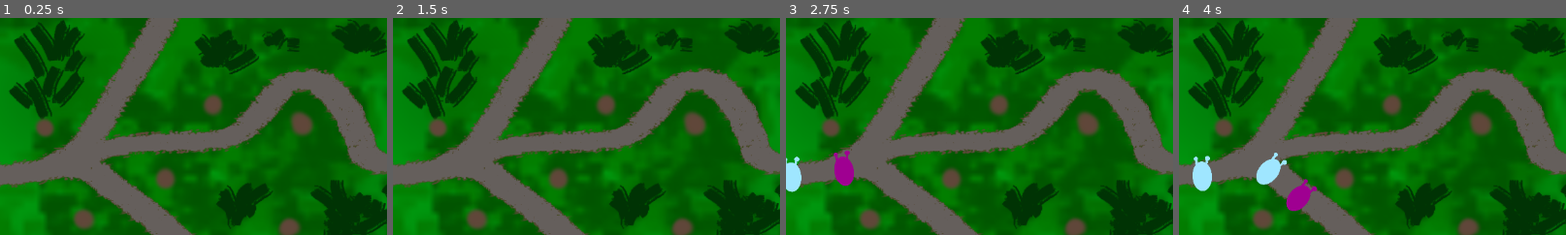
Above: before the commit, frames 1-4 (left to right).
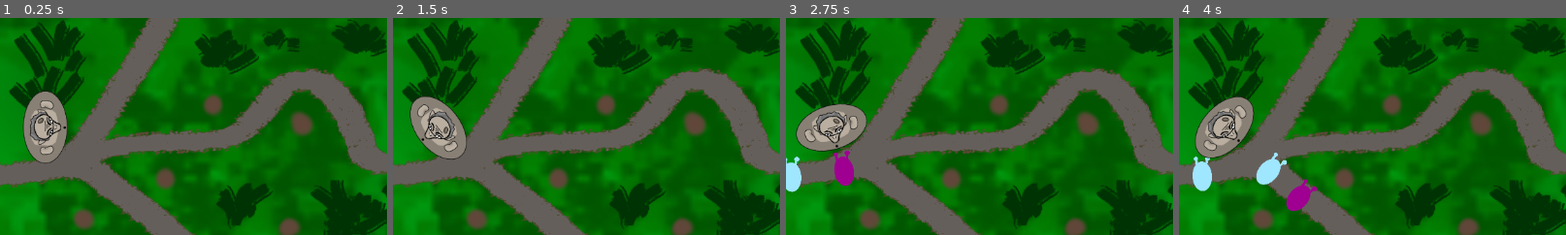
Above: after the commit, the same moments.

Repository: Dorfultariant/fgj_2024
Game: Godot game, scene res://scenes/world/level_1.tscn
Two runs of this game, one before a commit and one after it. Both use one fixed random seed, a clock stepped at 60 frames per second and the inputs below.
Inputs:
- Up to frame 1 (0.25 s): no input
- Up to frame 2 (1.5 s): tap Enter at 0.5 s
- Up to frame 3 (2.75 s): no input
- Up to frame 4 (4 s): no input
The pictures show only the part of the screen within x 0-50%, y 32-82%; the shares and areas given below are measured in that part.

The runs differ from the first frame. In frame 1, 3.0% of the frame differs, in the area x 5-18%, y 33-67%; in frame 2, 3.0%; in frame 3, 3.1%, in the area x 2-22%, y 39-62%; in frame 4, 3.0%.

Commit message:
Simple tower mechanism

Diff:
--- /dev/null
+++ b/scenes/towers/tower.gd
@@ -0,0 +1,24 @@
+extends Area2D
+var body_list = []
+var target_body
+# Called when the node enters the scene tree for the first time.
+func _ready():
+	pass # Replace with function body.
+
+
+# Called every frame. 'delta' is the elapsed time since the previous frame.
+func _process(delta):
+	if body_list:
+		target_body = body_list[0]
+
+	if target_body != null:
+		look_at(target_body.global_position)
+
+
+func _on_body_entered(body):
+	body_list.append(body)
+
+
+
+func _on_body_exited(body):
+	body_list.erase(body)
--- /dev/null
+++ b/scenes/towers/tower.tscn
@@ -0,0 +1,19 @@
+[gd_scene load_steps=4 format=3 uid="uid://lbsvqgsigphu"]
+
+[ext_resource type="Texture2D" uid="uid://d3lk080srk4v3" path="res://resources/characters/UnFunyMonkeLVL1.png" id="1_7wrwm"]
+[ext_resource type="Script" path="res://scenes/towers/tower.gd" id="1_m731t"]
+
+[sub_resource type="CircleShape2D" id="CircleShape2D_xfevo"]
+
+[node name="Tower" type="Area2D"]
+script = ExtResource("1_m731t")
+
+[node name="Sprite2D" type="Sprite2D" parent="."]
+texture = ExtResource("1_7wrwm")
+
+[node name="CollisionShape2D" type="CollisionShape2D" parent="."]
+scale = Vector2(40, 40)
+shape = SubResource("CircleShape2D_xfevo")
+
+[connection signal="body_entered" from="." to="." method="_on_body_entered"]
+[connection signal="body_exited" from="." to="." method="_on_body_exited"]
--- a/scenes/world/level_1.tscn
+++ b/scenes/world/level_1.tscn
@@ -93,5 +93,7 @@
 [node name="LevelTelebattiesAddUi" parent="." index="7"]
 visible = false
 
+[node name="Towers" type="Node2D" parent="." index="8"]
+
 [connection signal="timeout" from="TelebattiesTimer" to="." method="_on_telebatties_timer_timeout"]
 [connection signal="TeleBatGotIn" from="FinnishLine" to="." method="_on_finnish_line_tele_bat_got_in"]
--- /dev/null
+++ b/scenes/world/ui_test.tscn
@@ -0,0 +1,42 @@
+[gd_scene load_steps=3 format=3 uid="uid://c0vj1dnkr4quv"]
+
+[ext_resource type="Texture2D" uid="uid://50dov6vwj4mm" path="res://resources/characters/two_by_two_balls_of_blue.png" id="1_loobs"]
+
+[sub_resource type="LabelSettings" id="LabelSettings_qjqhk"]
+
+[node name="Control" type="MarginContainer"]
+anchors_preset = 15
+anchor_right = 1.0
+anchor_bottom = 1.0
+grow_horizontal = 2
+grow_vertical = 2
+
+[node name="HSplitContainer" type="HSplitContainer" parent="."]
+layout_mode = 2
+
+[node name="Label" type="Label" parent="HSplitContainer"]
+layout_mode = 2
+text = "Koeteksti"
+
+[node name="TextureRect" type="TextureRect" parent="HSplitContainer"]
+layout_mode = 2
+size_flags_horizontal = 4
+size_flags_vertical = 4
+texture = ExtResource("1_loobs")
+
+[node name="VSplitContainer" type="VSplitContainer" parent="."]
+layout_mode = 2
+
+[node name="Label" type="Label" parent="VSplitContainer"]
+layout_mode = 2
+text = "Koeteksti"
+label_settings = SubResource("LabelSettings_qjqhk")
+
+[node name="TextureRect" type="TextureRect" parent="VSplitContainer"]
+layout_mode = 2
+size_flags_horizontal = 4
+size_flags_vertical = 4
+texture = ExtResource("1_loobs")
+
+[node name="Control" type="Control" parent="VSplitContainer"]
+layout_mode = 2
--- a/scenes/world/world.gd
+++ b/scenes/world/world.gd
@@ -2,10 +2,14 @@
 class_name WORLD
 
 var telebatties_scene: PackedScene = preload("res://scenes/characters/telebatties.tscn")
+var tower_scene: PackedScene = preload("res://scenes/towers/tower.tscn")
 var follow_paths_list = []
 var speed : int = 200
 # Called when the node enters the scene tree for the first time.
 func _ready():
+	var tower = tower_scene.instantiate()
+	tower.position = $TowerPositions/Marker2D.global_position
+	$Towers.add_child(tower)
 	for i in range(20):
 		var telebatties = telebatties_scene.instantiate()
 		telebatties.set_parameters(randi_range(0,5), randi_range(0,2))
